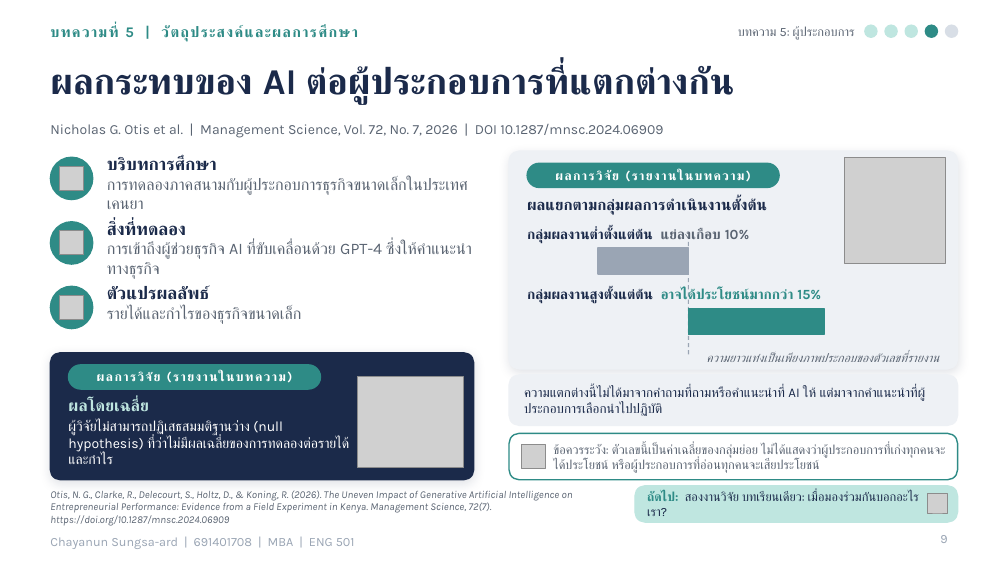
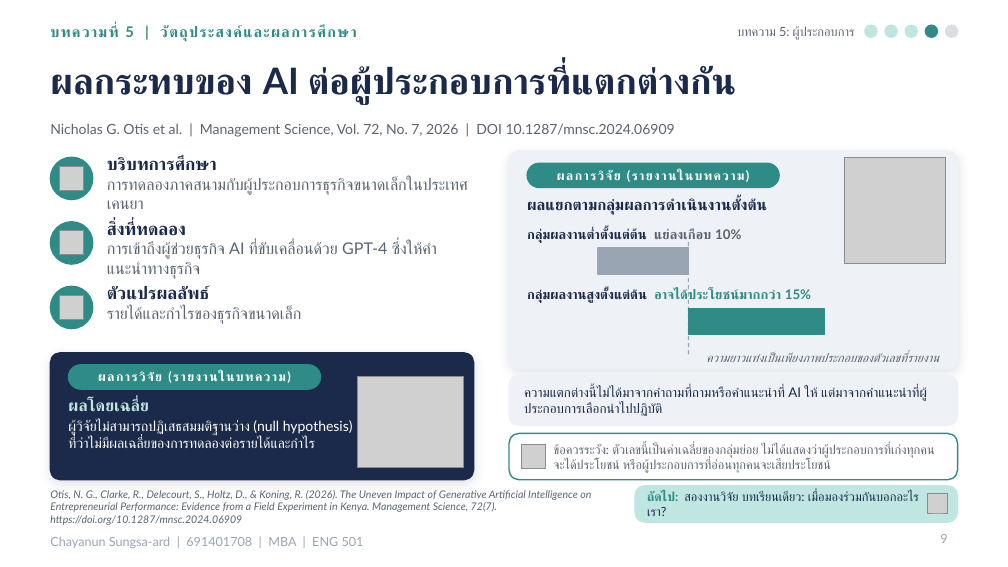
Before and after one commit to tungao06/slide-present-en, a slide deck: slide 9 of presentation/AI_Work_Performance_ENG501.pptx. Drawn at 1008x567 pixels with LibreOffice and Linux fonts; fonts in the diff are those of the drawing; grey boxes stand for pictures; background and template pictures are left out. Boxes give left, top, right and bottom in pixels: in the first picture for what was removed or moved away, otherwise in the second. Text is boxed around its words. In the diff, an @@ line names an element or a change of style, - is before the commit and + after.

```diff
--- a/presentation/AI_Work_Performance_ENG501.pptx
+++ b/presentation/AI_Work_Performance_ENG501.pptx
@@ text "กลุ่มผลงานต่ำตั้งแต่ต้น แย่ลงเกือบ 10%" at [527,228,741,243]: size 10 to 9.5 pt, font Karla to Lato @@
@@ text "กลุ่มผลงานสูงตั้งแต่ต้น อาจได้ประโยชน์มากกว่า 15%" at [527,289,811,304]: size 10 to 9.5 pt, font Karla to Lato @@
@@ font Karla to Lato in 14 elements at [50,25,356,42], [50,65,736,104], [737,26,855,40], [50,123,675,137], [107,221,437,279], [147,372,162,381], [68,420,353,448], [606,170,621,180], [524,387,927,416], [553,444,935,473], [50,490,591,525], [647,491,919,501], [940,534,947,543], [50,537,364,548] @@
```
Also in this commit, not shown: 9 other slides changed, 13 other files.
